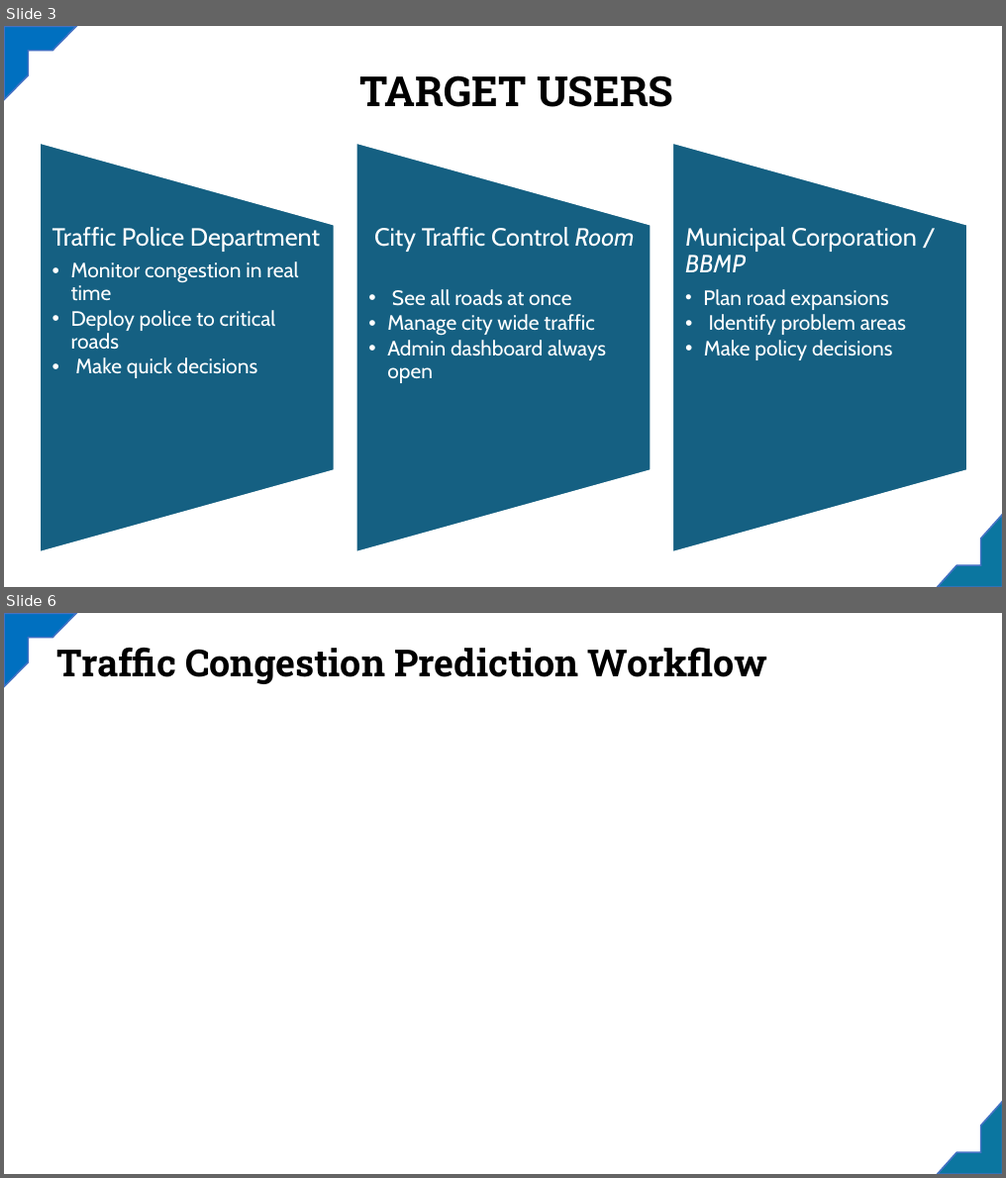
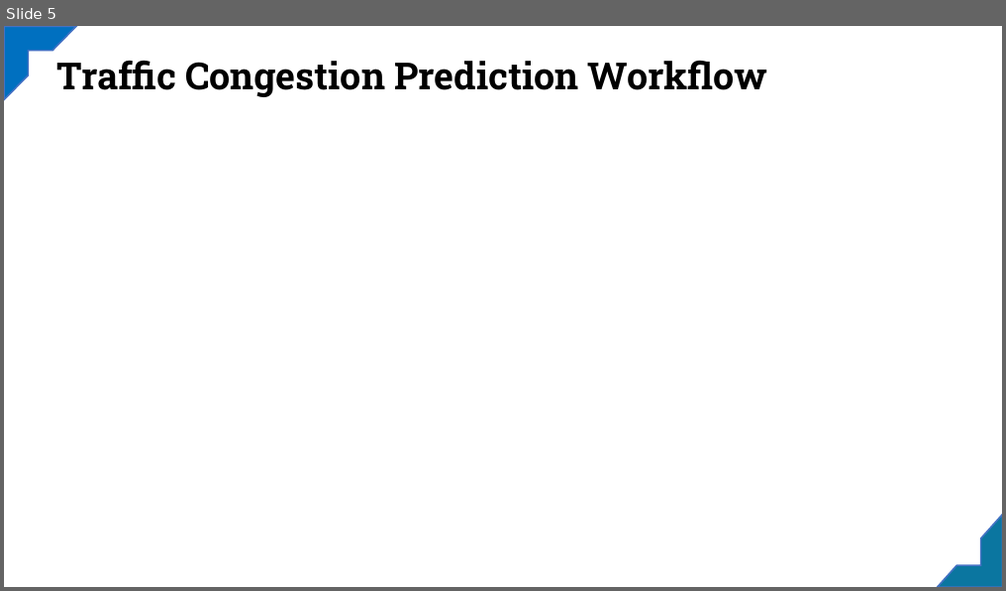
Before and after one commit to nilam-codes/traffic_management, a slide deck: Presentation 2.pptx. Shown one above the other, each under a label of ours: slides 3 and 6 before the commit, slide 5 after it; the slides between them are not shown. The pictures are 1006x1178 and 1006x591 pixels, drawn with LibreOffice and Linux fonts; fonts in the diff are those of the drawing; background and template pictures are left out. Boxes give left, top, right and bottom in pixels: in the first picture for what was removed or moved away, otherwise in the second. Text is boxed around its words. In the diff, an @@ line names an element or a change of style, - is before the commit and + after.

```diff
--- a/Presentation 2.pptx
+++ b/Presentation 2.pptx
@@ slide 3 removed at <box>4,26,1002,587</box>, background #FFFFFF @@
@@ half frame removed at <box>4,26,76,99</box> @@
@@ text removed at <box>360,76,673,107</box> @@
-TARGET USERS
@@ group removed at <box>40,143,967,553</box>: 3 flow chart manual operations, 3 texts @@
-Traffic Police Department
-  • Monitor congestion in real time
-  • Deploy police to critical roads
-  • Make quick decisions
-City Traffic Control Room
-  • See all roads at once
-  • Manage city wide traffic
-  • Admin dashboard always open
-Municipal Corporation / BBMP
-  • Plan road expansions
-  • Identify problem areas
-  • Make policy decisions
@@ half frame removed at <box>938,515,1002,587</box> @@
@@ what was slide 6 is now slide 5 @@
```
Also in this commit, not shown: 3 slides changed, 1 slide added, 1 other slide removed.
